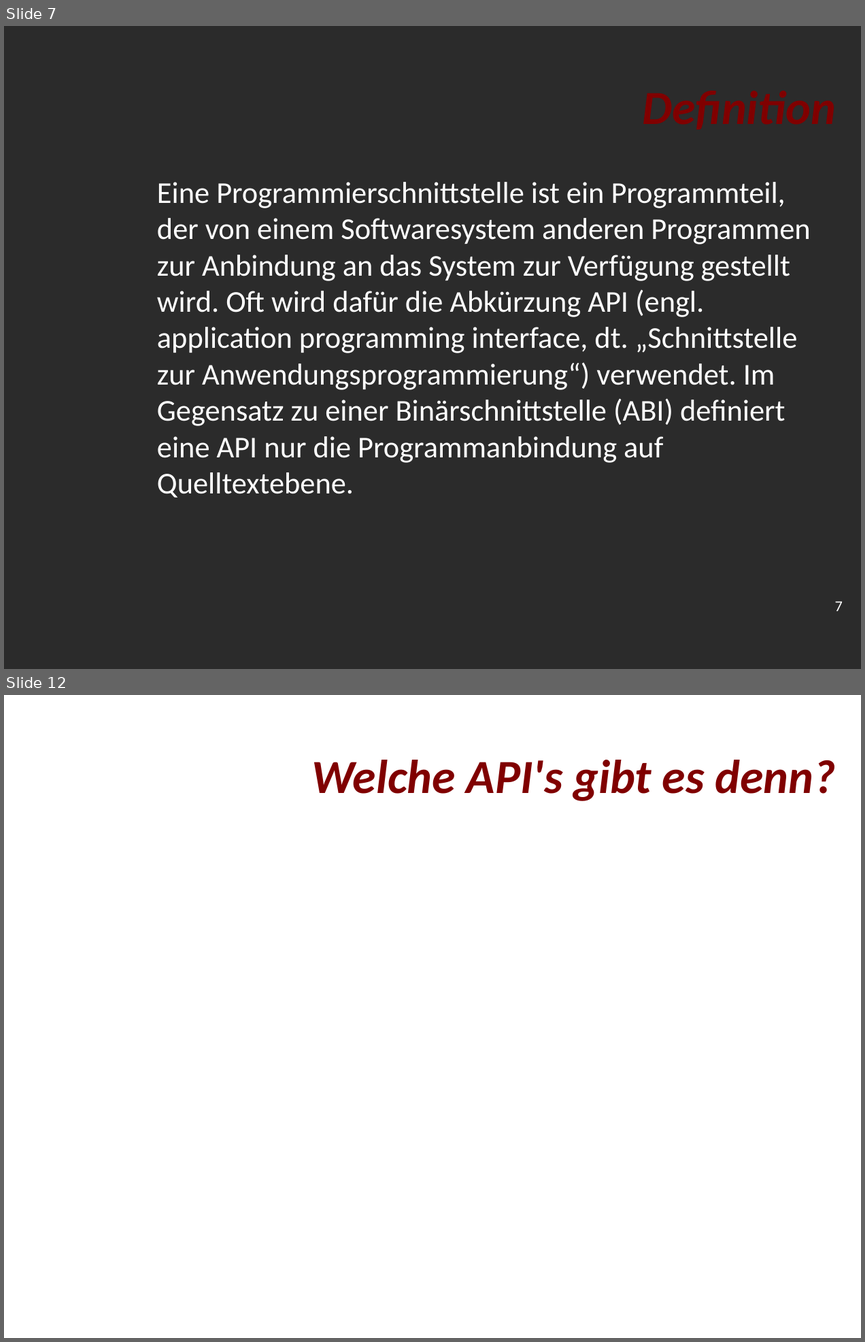
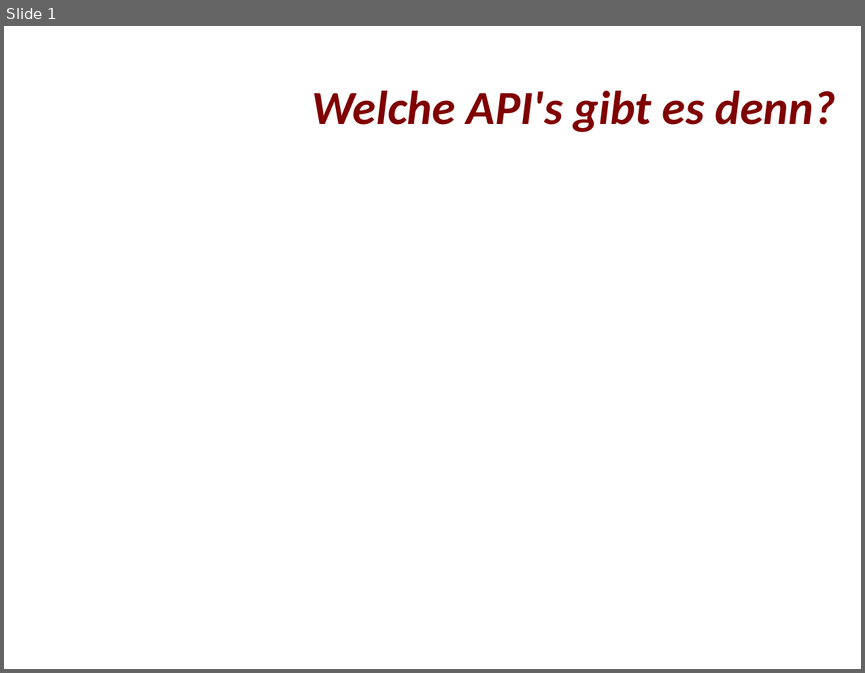
Before and after one commit to gmb2012/sae-api, a slide deck: stuff/api.odp. Shown one above the other, each under a label of ours: slides 7 and 12 before the commit, slide 1 after it; the slides between them are not shown. The pictures are 865x1342 and 865x673 pixels, drawn with LibreOffice and Linux fonts; fonts in the diff are those of the drawing; background and template pictures are left out; a plain dark background stands for a picture behind light text. Boxes give left, top, right and bottom in pixels: in the first picture for what was removed or moved away, otherwise in the second. Text is boxed around its words. In the diff, an @@ line names an element or a change of style, - is before the commit and + after.

```diff
--- a/stuff/api.odp
+++ b/stuff/api.odp
@@ slide 7 removed at (x1=4, y1=26, x2=861, y2=669), background picture (left out) @@
@@ title removed at (x1=313, y1=52, x2=837, y2=159) @@
-Definition
@@ text removed at (x1=157, y1=182, x2=810, y2=497) @@
-Eine Programmierschnittstelle ist ein Programmteil, der von einem Softwaresystem anderen Programmen zur Anbindung an das System zur Verfügung gestellt wird. Oft wird dafür die Abkürzung API (engl. application programming interface, dt. „Schnittstelle zur Anwendungsprogrammierung“) verwendet. Im Gegensatz zu einer Binärschnittstelle (ABI) definiert eine API nur die Programmanbindung auf Quelltextebene.
@@ page number removed at (x1=835, y1=601, x2=842, y2=611) @@
-7
@@ what was slide 12 is now slide 1 @@
```
Also in this commit, not shown: 13 other slides removed, 1 other file.
